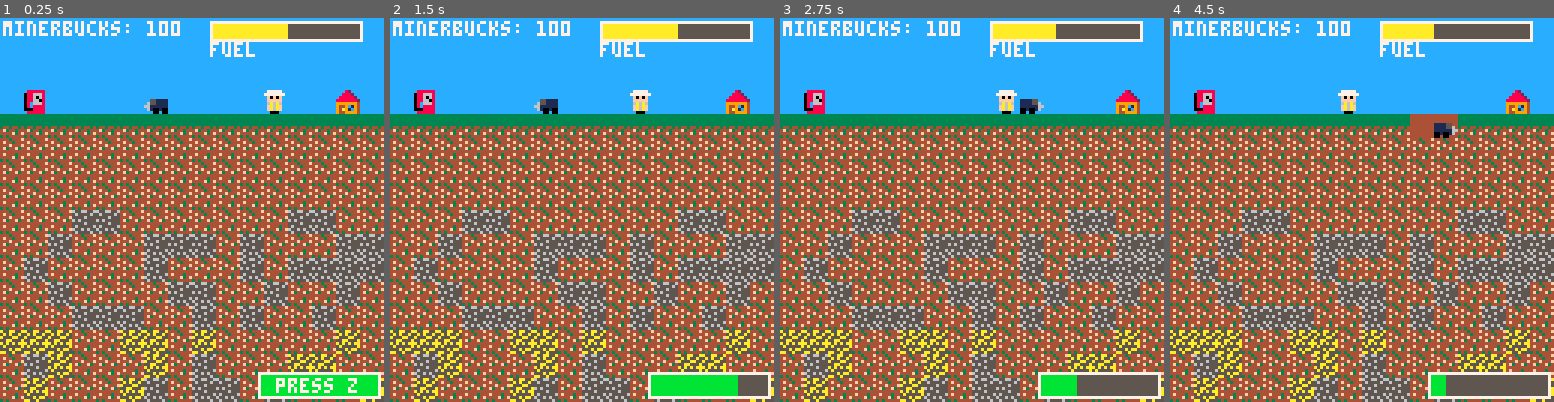
Above: before the commit, frames 1-4 (left to right).
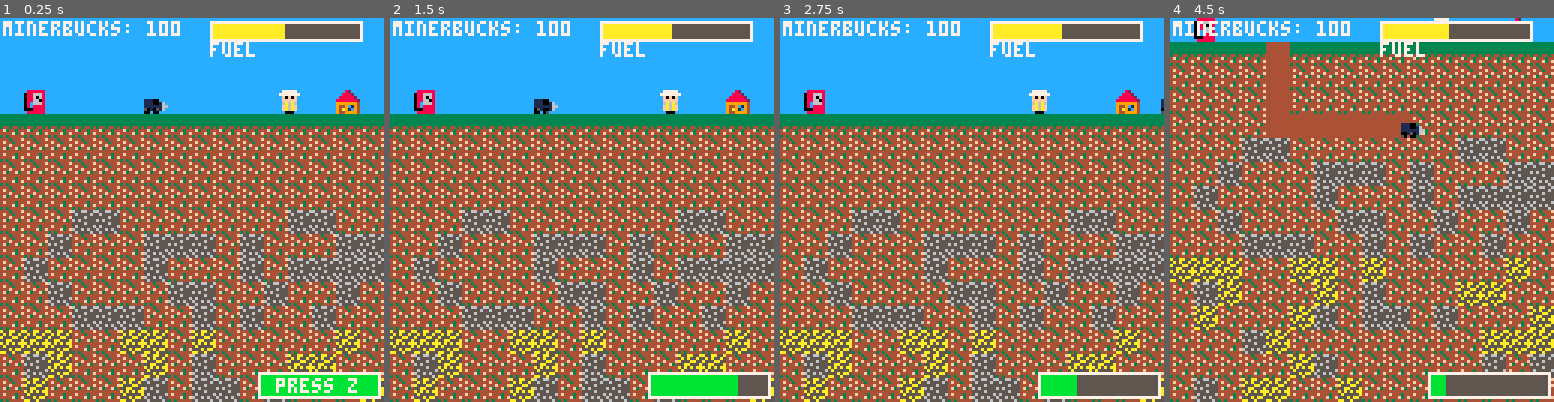
Above: after the commit, the same moments.

Repository: grantsweeney02/Miner
Game: PICO-8 cartridge miner.p8
The game is run twice, just before and just after one commit, with the same random seed, the same clock (stepped at 60 frames per second) and the same inputs.
Inputs:
- Up to frame 1 (0.25 s): no input
- Up to frame 2 (1.5 s): tap X (X key) at 0.33, 1.07 s; tap O (Z key) at 0.7 s
- Up to frame 3 (2.75 s): hold Right 1.6-2.1 s; tap O (Z key) at 1.7, 2.1, 2.5 s; tap X (X key) at 1.85 s; hold Up 2.15-2.42 s; hold Right from 2.47 s (still down)
- Up to frame 4 (4.5 s): tap O (Z key) every 0.4 s from 2.9 to 4.1 s; tap X (X key) at 2.97, 4.08 s; release Right at 3.03 s; hold Left 3.08-3.58 s; hold Down 3.63-3.97 s; hold Right from 4.02 s (still down)

The runs differ from the first frame. In frame 1, 0.7% of the frame differs, in the area x 37-79%, y 1-25%; in frame 2, 0.7%; in frame 3, 0.7%; in frame 4, 56%, in the area x 0-100%, y 0-100%.

Commit message:
fix speed and movement!

Diff:
--- a/miner.p8
+++ b/miner.p8
@@ -74,14 +74,17 @@
 miner = {
     x = 6 * GRID_SIZE,
     y = (surface_row - 1) * GRID_SIZE,
-    speed = GRID_SIZE,
-    sprite_right = SPR_MINER_RIGHT,
-    sprite_left  = SPR_MINER_LEFT,
-    sprite_up    = SPR_MINER_UP,
-    sprite_down  = SPR_MINER_DOWN,
-    current_sprite = SPR_MINER_LEFT,
-    move_delay = 10,
-    move_timer = 0,
+    speed_pixels = 3,
+    direction = "right",
+    anim_frame = 1,
+    anim_timer = 0,
+    sprites_right = {67, 68, 69, 70},
+    sprites_left  = {83, 84, 85, 86},
+    sprites_up    = {99, 100, 101, 102},
+    sprites_down  = {115, 116, 117, 118},
+    current_sprite = 67,
+    -- move_delay = 10,  -- not used anymore
+    -- move_timer = 0,   -- not used anymore
     was_moving_up = false,
     inventory = {
         [TILE_DIRT]    = 0,
@@ -139,7 +142,7 @@
 trader = {
     x = flr(MAP_WIDTH * 3/4) * GRID_SIZE,
     y = (surface_row - 1) * GRID_SIZE,
-    speed = GRID_SIZE,
+    speed = 1,           -- slowed down
     move_delay = 3,
     move_timer = 0,
     current_sprite = SPR_TRADER,
@@ -218,8 +221,8 @@
 -- CAN_MOVE + COLLISION
 --------------------------------------------------------------------------------
 function can_move(new_x, new_y)
-    local grid_x = new_x / GRID_SIZE
-    local grid_y = new_y / GRID_SIZE
+    local grid_x = flr(new_x / GRID_SIZE)
+    local grid_y = flr(new_y / GRID_SIZE)
     if grid_x < 0 or grid_x >= MAP_WIDTH or grid_y < 0 or grid_y >= MAP_HEIGHT then
         return false
     end
@@ -287,56 +290,51 @@
         return
     end
 
-    if miner.move_timer > 0 then
-        miner.move_timer -= 1
-        return
-    end
-
-    if miner.x % GRID_SIZE == 0 and miner.y % GRID_SIZE == 0 then
-        local steps = miner.boostActive and 2 or 1
-        for s = 1, steps do
-            local old_x, old_y = miner.x, miner.y
-            local new_x, new_y = old_x, old_y
-            local surface_px = surface_row * GRID_SIZE
-            local fuel_cost = miner.boostActive and 1.5 or 1
-
-            if btn(0) and miner.x > 0 then
-                new_x -= miner.speed
-                miner.current_sprite = miner.sprite_left
-                miner.was_moving_up = false
-            elseif btn(1) and miner.x < (MAP_WIDTH - 1) * GRID_SIZE then
-                new_x += miner.speed
-                miner.current_sprite = miner.sprite_right
-                miner.was_moving_up = false
-            elseif btn(2) then
-                if miner.y > surface_px - GRID_SIZE then
-                    new_y -= miner.speed
-                    miner.current_sprite = miner.sprite_up
-                    miner.was_moving_up = true
-                else
-                    miner.was_moving_up = false
-                    miner.current_sprite = miner.sprite_right
-                end
-            elseif btn(3) and miner.y < (BEDROCK_LEVEL - 1) * GRID_SIZE then
-                new_y += miner.speed
-                miner.current_sprite = miner.sprite_down
-                miner.was_moving_up = false
+    -- remove move_timer usage
+    local dx, dy = 0, 0
+    if btn(0) then dx = -1; miner.direction = "left" end
+    if btn(1) then dx =  1; miner.direction = "right" end
+    if btn(2) then dy = -1; miner.direction = "up" end
+    if btn(3) then dy =  1; miner.direction = "down" end
+
+    -- if boost is active, optionally double speed_pixels
+    local px_speed = miner.boostActive and (miner.speed_pixels*2) or miner.speed_pixels
+
+    for i = 1, px_speed do
+        local new_x = miner.x + dx
+        local new_y = miner.y + dy
+        if can_move(new_x, new_y) then
+            miner.x = new_x
+            miner.y = new_y
+            miner.fuel = max(0, miner.fuel - 0.01)  -- small per-pixel fuel cost if you want
+
+            miner.anim_timer += 1
+            if miner.anim_timer >= 2 then
+                miner.anim_timer = 0
+                miner.anim_frame = (miner.anim_frame % 4) + 1
             end
 
-            if new_x ~= old_x or new_y ~= old_y then
-                if can_move(new_x, new_y) then
-                    miner.x = new_x
-                    miner.y = new_y
-                    miner.fuel = max(0, miner.fuel - fuel_cost)
-                end
+            if miner.direction == "left" then
+                miner.current_sprite = miner.sprites_left[miner.anim_frame]
+            elseif miner.direction == "right" then
+                miner.current_sprite = miner.sprites_right[miner.anim_frame]
+            elseif miner.direction == "up" then
+                miner.current_sprite = miner.sprites_up[miner.anim_frame]
+            elseif miner.direction == "down" then
+                miner.current_sprite = miner.sprites_down[miner.anim_frame]
             end
         end
-        miner.move_timer = miner.move_delay
+    end
+
+    if miner.direction == "up" and miner.y < (surface_row*GRID_SIZE) then
+        miner.was_moving_up = true
+    else
+        miner.was_moving_up = false
     end
 
     if miner.y <= (surface_row * GRID_SIZE) - GRID_SIZE and miner.was_moving_up then
         miner.y = (surface_row * GRID_SIZE) - GRID_SIZE
-        miner.current_sprite = miner.sprite_right
+        miner.current_sprite = miner.sprites_right[miner.anim_frame]
         miner.was_moving_up = false
     end
 
@@ -470,75 +468,72 @@
 end
 
 
---------------------------------------------------------------------------------
--- CODE END
---------------------------------------------------------------------------------
-…(69 lines of a section not shown)…
+…(69 lines of a section not shown)…
Not shown, changed: 32 lines of the sprite sheet (__gfx__) section of miner.p8
